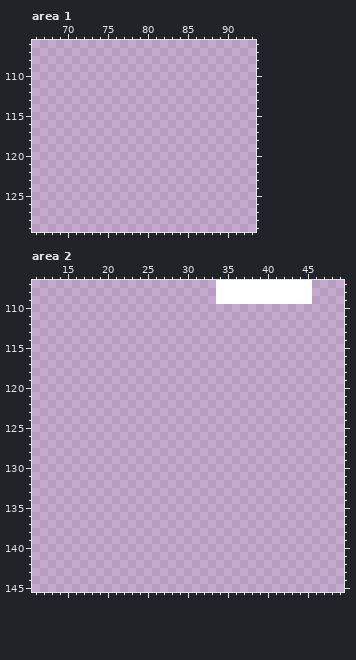
Two states of a pixel-art file, res/atlas/tiles.aseprite. Above: the version before the commit.
256x256 pixels, 1 frame. Pixels under 10% opacity are left out. Colours within 5 levels of each other are drawn and written as one. Shown: area 1: x 66..93, y 106..129; area 2: x 11..49, y 107..145.
Once edited:
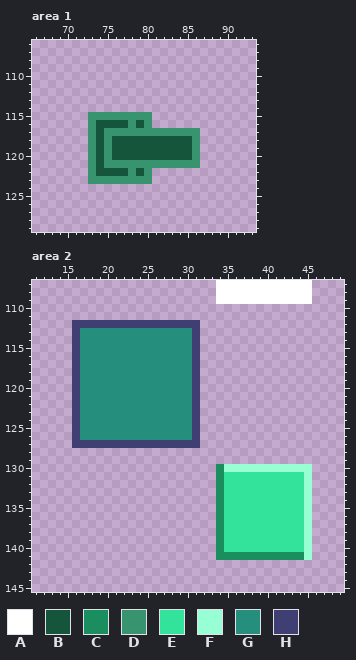
Palette (. is transparent): A #ffffff  B #15553b  C #1b8e5f  D #37946e  E #34e39b  F #98ffd5  G #258e7d  H #3f3f74
Difference:
--- area 1
@@ x 71..88 @@
 114 ..................
-115 ..................
-116 ..................
-117 ..................
-118 ..................
-119 ..................
-120 ..................
-121 ..................
-122 ..................
-123 ..................
+115 ..DDDDDDDD........
+116 ..DBBBBDBD........
+117 ..DBDDDDDDDDDDDD..
+118 ..DBDBBBBBBBBBBD..
+119 ..DBDBBBBBBBBBBD..
+120 ..DBDBBBBBBBBBBD..
+121 ..DBDDDDDDDDDDDD..
+122 ..DBBBBDBD........
+123 ..DDDDDDDD........
 124 ..................
--- area 2
@@ x 11..49 @@
 111 .......................................
-112 .......................................
-113 .......................................
-114 .......................................
-115 .......................................
-116 .......................................
-117 .......................................
-118 .......................................
-119 .......................................
-120 .......................................
-121 .......................................
-122 .......................................
-123 .......................................
-124 .......................................
-125 .......................................
-126 .......................................
-127 .......................................
+112 .....HHHHHHHHHHHHHHHH..................
+113 .....HGGGGGGGGGGGGGGH..................
+114 .....HGGGGGGGGGGGGGGH..................
+115 .....HGGGGGGGGGGGGGGH..................
+116 .....HGGGGGGGGGGGGGGH..................
+117 .....HGGGGGGGGGGGGGGH..................
+118 .....HGGGGGGGGGGGGGGH..................
+119 .....HGGGGGGGGGGGGGGH..................
+120 .....HGGGGGGGGGGGGGGH..................
+121 .....HGGGGGGGGGGGGGGH..................
+122 .....HGGGGGGGGGGGGGGH..................
+123 .....HGGGGGGGGGGGGGGH..................
+124 .....HGGGGGGGGGGGGGGH..................
+125 .....HGGGGGGGGGGGGGGH..................
+126 .....HGGGGGGGGGGGGGGH..................
+127 .....HHHHHHHHHHHHHHHH..................
 128 .......................................
 129 .......................................
-130 .......................................
-131 .......................................
-132 .......................................
-133 .......................................
-134 .......................................
-135 .......................................
-136 .......................................
-137 .......................................
-138 .......................................
-139 .......................................
-140 .......................................
-141 .......................................
+130 .......................CFFFFFFFFFFF....
+131 .......................CEEEEEEEEEEF....
+132 .......................CEEEEEEEEEEF....
+133 .......................CEEEEEEEEEEF....
+134 .......................CEEEEEEEEEEF....
+135 .......................CEEEEEEEEEEF....
+136 .......................CEEEEEEEEEEF....
+137 .......................CEEEEEEEEEEF....
+138 .......................CEEEEEEEEEEF....
+139 .......................CEEEEEEEEEEF....
+140 .......................CEEEEEEEEEEF....
+141 .......................CCCCCCCCCCCF....
 142 .......................................
